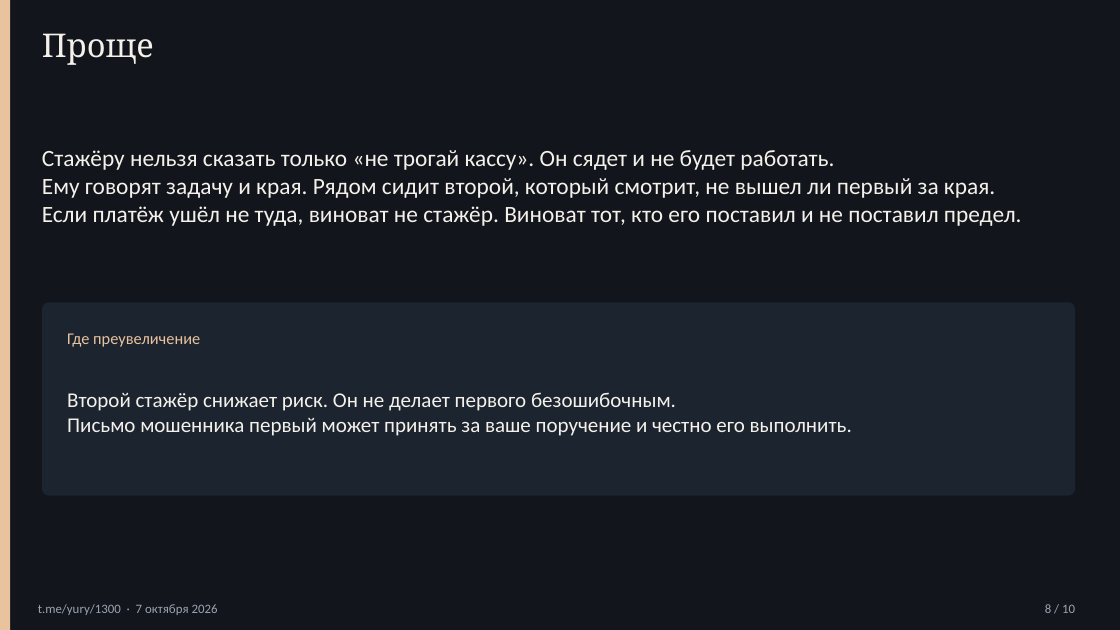
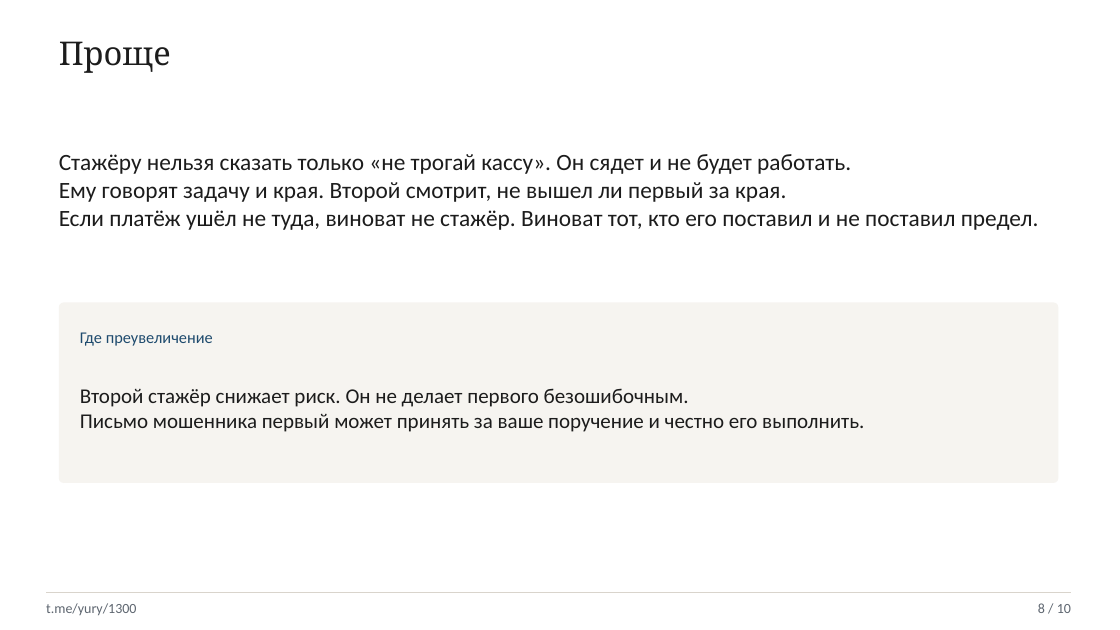
Before and after one commit to cuthbertnogood/maximov-ai-fidelity-1300, a slide deck: slide 8 of presentation/maximov-1300.pptx. Drawn at 1120x630 pixels with LibreOffice and Linux fonts; fonts in the diff are those of the drawing. Boxes give left, top, right and bottom in pixels: in the first picture for what was removed or moved away, otherwise in the second. Text is boxed around its words. In the diff, an @@ line names an element or a change of style, - is before the commit and + after.

```diff
--- a/presentation/maximov-1300.pptx
+++ b/presentation/maximov-1300.pptx
@@ background #12151C to #FFFFFF @@
@@ rectangle removed at (0,0,10,630) @@
@@ text "Проще" at (59,41,171,73): text colour #F4F1EA to #1C1C1C @@
@@ text "Проще": place and size @@
-text "Проще" at (42,33,154,65)
+text "Проще" at (59,41,171,73)
@@ text "Стажёру нельзя сказать только «не ...": place and size @@
-text "Стажёру нельзя сказать только «не ..." at (42,150,1022,226)
+text "Стажёру нельзя сказать только «не ..." at (59,154,1039,230)
@@ text at (59,154,1039,230): text colour #F4F1EA to #1C1C1C in "Стажёру нельзя сказать только «не трогай кассу». ...", "Если платёж ушёл не туда, виноват не ..." @@
@@ text at (59,182,786,202): text changed; text colour #F4F1EA to #1C1C1C @@
-Ему говорят задачу и края. Рядом сидит второй, который смотрит, не вышел ли первый за края.
+Ему говорят задачу и края. Второй смотрит, не вышел ли первый за края.
@@ rounded rectangle: place and size @@
-rounded rectangle at (42,302,1075,496)
+rounded rectangle at (59,302,1059,483)
@@ rounded rectangle at (59,302,1059,483): fill #1C2430 to #F6F4F0; proportions changed @@
@@ text "Где преувеличение": place and size @@
-text "Где преувеличение" at (67,333,200,347)
+text "Где преувеличение" at (80,332,213,346)
@@ text "Где преувеличение" at (80,332,213,346): text colour #E8C39E to #1F4B6E @@
@@ text "Второй стажёр снижает риск. Он ...": place and size @@
-text "Второй стажёр снижает риск. Он ..." at (67,392,852,436)
+text "Второй стажёр снижает риск. Он ..." at (80,388,864,432)
@@ text "Второй стажёр снижает риск. Он ..." at (80,388,864,432): text colour #F4F1EA to #1C1C1C @@
@@ rectangle added at (46,592,1071,593), fill #D9D4CC @@
@@ text "8 / 10": place and size @@
-text "8 / 10" at (1045,604,1075,613)
+text "8 / 10" at (1038,603,1071,613)
@@ text "8 / 10" at (1038,603,1071,613): size 11 to 12 pt, text colour #9AA3B2 to #5E6670 @@
@@ text at (46,603,136,615): text changed; size 11 to 12 pt; text colour #9AA3B2 to #5E6670 @@
-t.me/yury/1300 · 7 октября 2026
+t.me/yury/1300
```
Also in this commit, not shown: 9 other slides changed, 3 other files.
